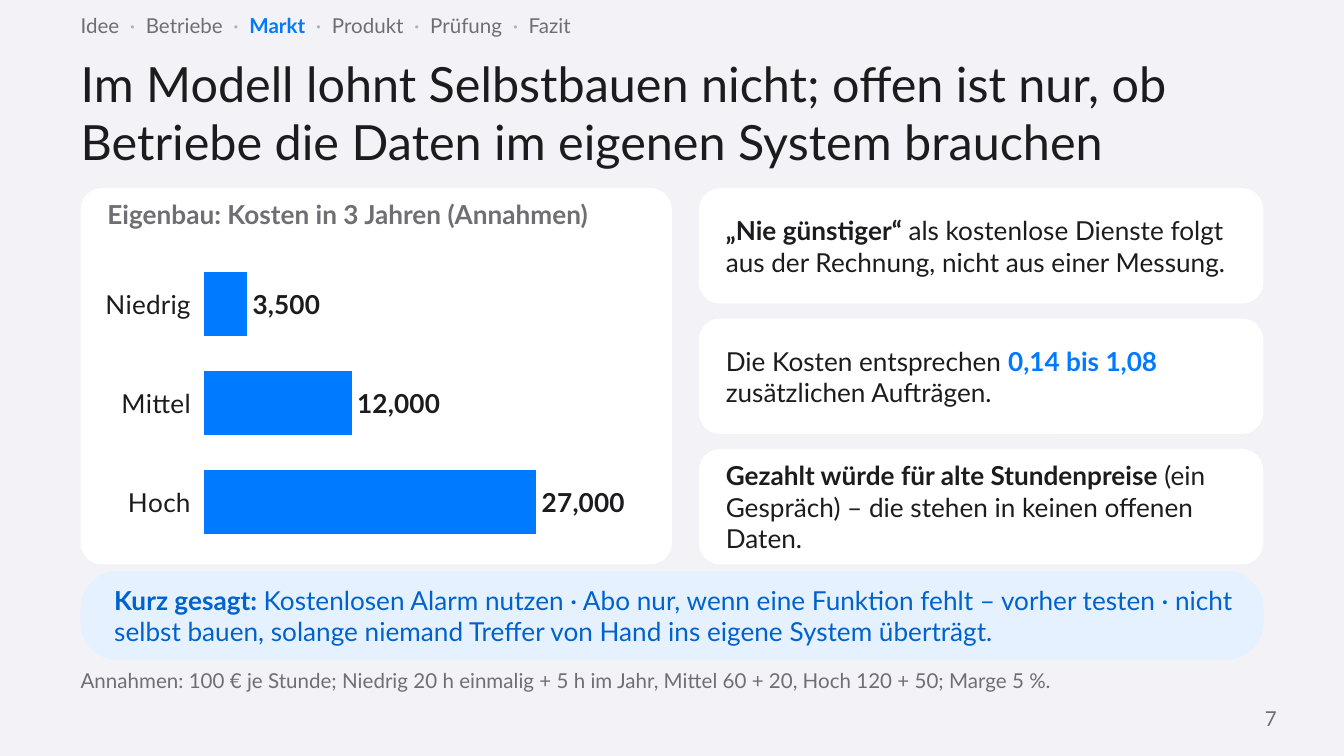
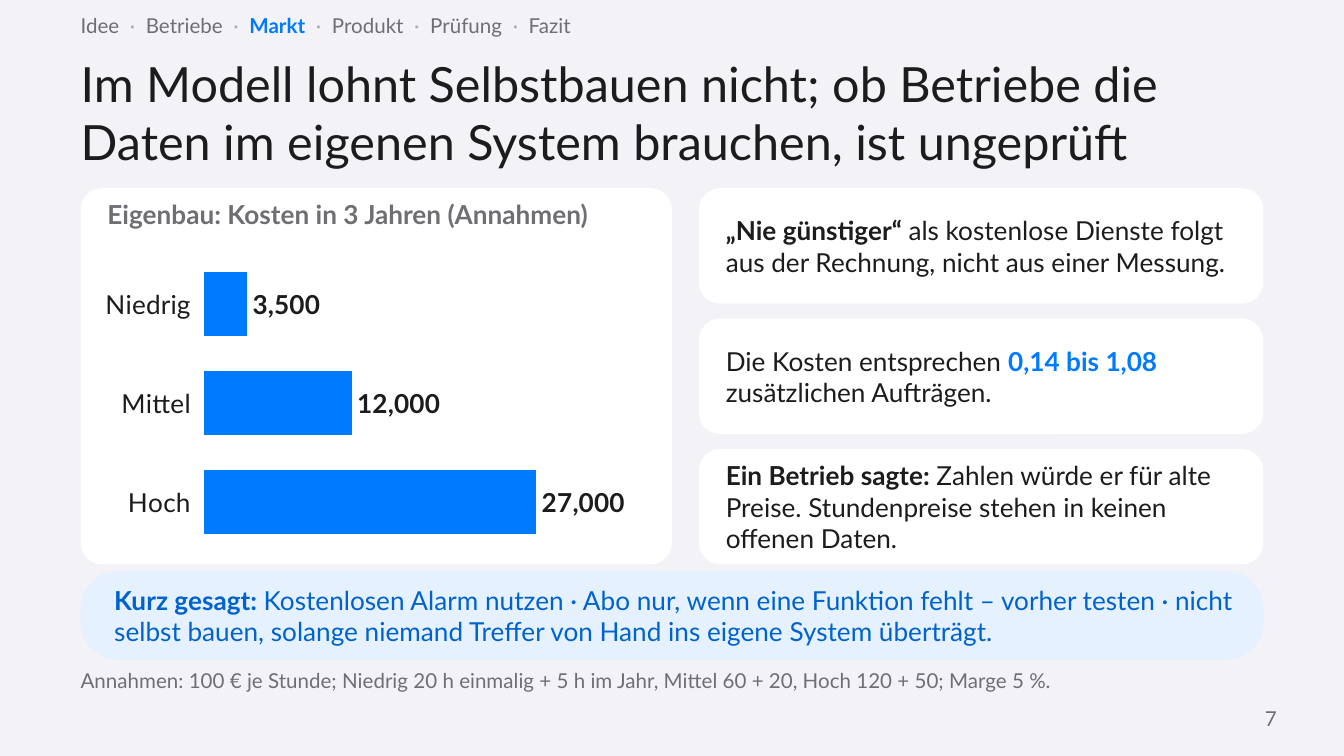
Before and after one commit to ludwigrichthammer9-web/vergabe_radar, a slide deck: slide 7 of docs/vortrag/vortrag_vergabe_radar.pptx. Drawn at 1344x756 pixels with LibreOffice and Linux fonts; fonts in the diff are those of the drawing. Boxes give left, top, right and bottom in pixels: in the first picture for what was removed or moved away, otherwise in the second. Text is boxed around its words. In the diff, an @@ line names an element or a change of style, - is before the commit and + after.

```diff
--- a/docs/vortrag/vortrag_vergabe_radar.pptx
+++ b/docs/vortrag/vortrag_vergabe_radar.pptx
@@ title at (x1=81, y1=66, x2=1157, y2=169): text changed @@
-Im Modell lohnt Selbstbauen nicht; offen ist nur, ob Betriebe die Daten im eigenen System brauchen
+Im Modell lohnt Selbstbauen nicht; ob Betriebe die Daten im eigenen System brauchen, ist ungeprüft
@@ text at (x1=726, y1=465, x2=1211, y2=548): text changed @@
-Gezahlt würde für alte Stundenpreise (ein Gespräch) – die stehen in keinen offenen Daten.
+Ein Betrieb sagte: Zahlen würde er für alte Preise. Stundenpreise stehen in keinen offenen Daten.
```
Also in this commit, not shown: 4 other slides changed, 7 other files.
